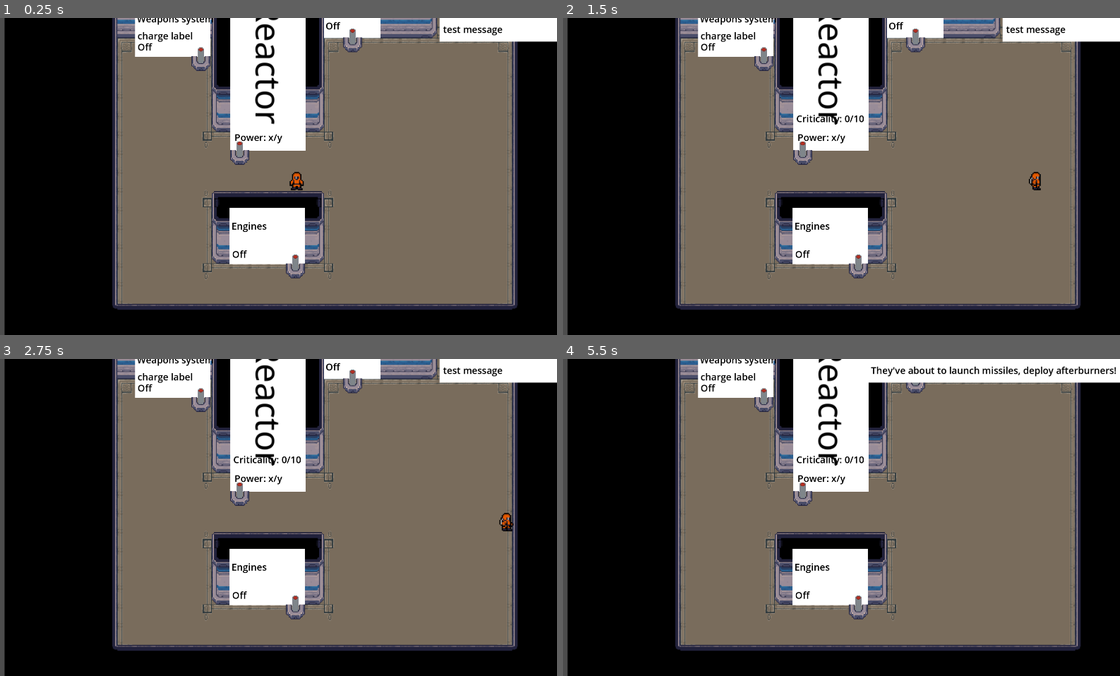
Above: before the commit, frames 1-4 (two rows, left to right).
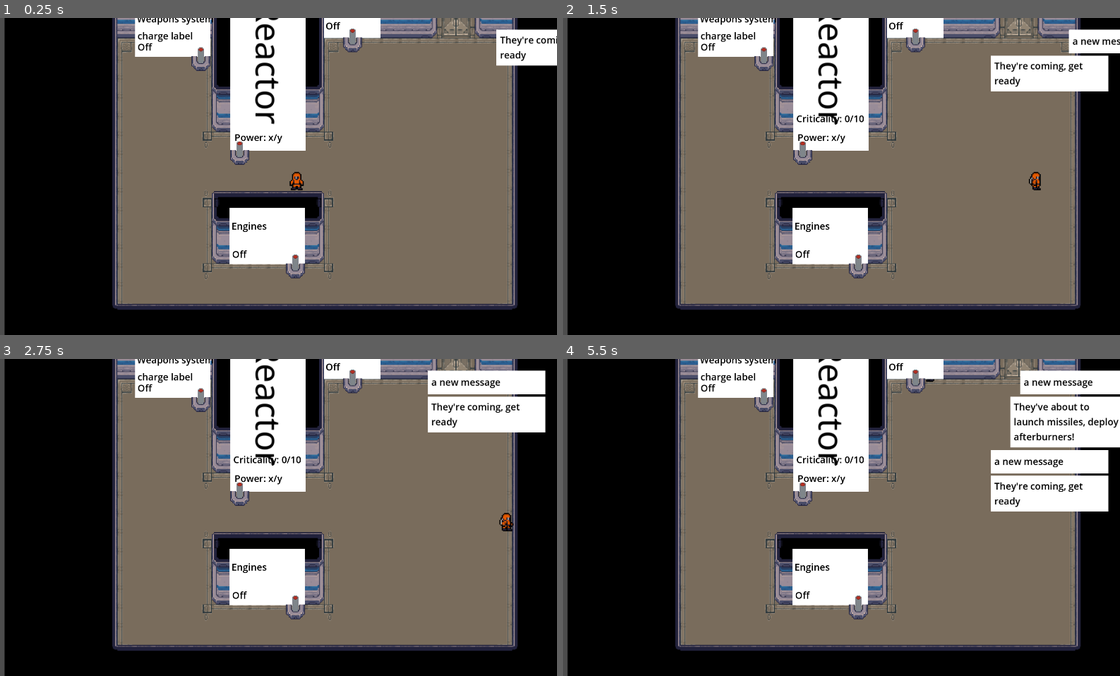
Above: after the commit, the same moments.

Repository: RichTeaMan/not-on-my-watch
Game: Godot game, scene res://scenes/engineering-room.tscn
The game is run twice, just before and just after one commit, with the same random seed, the same clock (stepped at 60 frames per second) and the same inputs.
Inputs:
- Up to frame 1 (0.25 s): no input
- Up to frame 2 (1.5 s): hold D (right) 0.53-1.28 s; tap E (action) at 0.6, 1.35 s; hold Page Down (ui_page_down) from 1.28 s (still down)
- Up to frame 3 (2.75 s): release Page Down (ui_page_down) at 2.03 s; hold D (right) from 2.03 s (still down); tap E (action) at 2.1 s
- Up to frame 4 (5.5 s): tap Enter at 2.75 s; release D (right) at 2.78 s; hold W (up) 2.78-3.53 s; tap E (action) every 0.75 s from 2.85 to 5.1 s; hold A (left) 3.53-5.03 s; tap Space at 5 s; hold Page Down (ui_page_down) from 5.03 s (still down)

The runs differ from the first frame. In frame 1, 2.1% of the frame differs, in the area x 78-100%, y 0-16%; in frame 2, 4.0%; in frame 3, 4.3%; in frame 4, 10%, in the area x 54-100%, y 0-49%.

Commit message:
Added basic animation to message pump.

Diff:
--- a/scenes/engineering_room.gd
+++ b/scenes/engineering_room.gd
@@ -24,17 +24,23 @@
     for i in range(0, enemy_ship_count):
         enemy_ships.append(EnemyShip.new())
 
+    UI.add_comm_message("They're coming, get ready")
+
 func _process(delta: float) -> void:
     for enemy_ship in enemy_ships:
         enemy_ship.process(delta)
 
     if Input.is_action_just_pressed("ui_page_up"):
         camera.shake(1.0)
+    if Input.is_action_just_pressed("ui_page_down"):
+        UI.add_comm_message("a new message")
 
 func ship_damage():
     ship_health -= 1
     camera.shake(0.5)
     spawn_fire(20)
+    if ship_health == 1:
+        UI.add_comm_message("One more hit and we're done for!")
     if ship_health <= 0:
         Global.game_over("The ship was destroyed be enemy attacks")
 
--- a/singletons/ui.gd
+++ b/singletons/ui.gd
@@ -3,22 +3,31 @@
 @onready var commMessages: VBoxContainer = %"comms-messages"
 
 @onready var commMessageScene = preload("res://ui/comms-message/comms-message.tscn")
-# Called when the node enters the scene tree for the first time.
+
+var off_screen_x = 200
+var off_screen_tween_interval = 0.6
+var comm_message_expire_time_seconds = 5.0
+
 func _ready() -> void:
     %game_over.visible = false
     Global.on_game_over.connect(_on_game_over)
-
 
 func _process(delta: float) -> void:
     pass
 
 func add_comm_message(message: String) -> void:
     var commsMessage = commMessageScene.instantiate()
-
     commMessages.add_child(commsMessage)
     commsMessage.message = message
     commMessages.move_child(commsMessage, 0)
 
+    var tween = get_tree().create_tween()
+    tween.tween_property(commsMessage, "position:x", off_screen_x, 0.0)
+    tween.tween_property(commsMessage, "position:x", 0, off_screen_tween_interval)
+    tween.tween_interval(comm_message_expire_time_seconds)
+    tween.tween_property(commsMessage, "position:x", off_screen_x, off_screen_tween_interval)
+    tween.tween_callback(commsMessage.queue_free)
+
 func _on_game_over(reason: String) -> void:
     %game_over.visible = true
     %game_over_reason.text = reason
--- a/singletons/ui.tscn
+++ b/singletons/ui.tscn
@@ -1,7 +1,6 @@
-[gd_scene load_steps=3 format=3 uid="uid://ctnamq83mn07m"]
+[gd_scene load_steps=2 format=3 uid="uid://ctnamq83mn07m"]
 
 [ext_resource type="Script" path="res://singletons/ui.gd" id="1_fktxw"]
-[ext_resource type="PackedScene" uid="uid://dnfmcf2uvhvcs" path="res://ui/comms-message/comms-message.tscn" id="1_wus78"]
 
 [node name="CanvasLayer" type="CanvasLayer"]
 script = ExtResource("1_fktxw")
@@ -23,15 +22,14 @@
 offset_left = -200.0
 offset_bottom = 40.0
 grow_horizontal = 0
+theme_override_constants/margin_top = 20
+theme_override_constants/margin_right = 20
 
 [node name="comms-messages" type="VBoxContainer" parent="Ui/right"]
 unique_name_in_owner = true
 layout_mode = 2
 size_flags_horizontal = 8
 size_flags_vertical = 0
-
-[node name="Comms-message" parent="Ui/right/comms-messages" instance=ExtResource("1_wus78")]
-layout_mode = 2
 
 [node name="center" type="CenterContainer" parent="Ui"]
 layout_mode = 1
--- a/ui/comms-message/comms-message.tscn
+++ b/ui/comms-message/comms-message.tscn
@@ -29,5 +29,7 @@
 [node name="message-label" type="Label" parent="MarginContainer"]
 unique_name_in_owner = true
 modulate = Color(0, 0, 0, 1)
+custom_minimum_size = Vector2(150, 0)
 layout_mode = 2
 text = "test message"
+autowrap_mode = 3
--- a/ui/comms-message/comms_message.gd
+++ b/ui/comms-message/comms_message.gd
@@ -1,17 +1,8 @@
 class_name CommsMessage extends MarginContainer
 
 @export var message: String = "Test message": set = _set_message, get = _get_message
-@export var expiry_time_seconds: int = 5
 
 @onready var label: Label = %"message-label"
-
-var total_delta: float = 0.0
-
-# Called every frame. 'delta' is the elapsed time since the previous frame.
-func _process(delta: float) -> void:
-    total_delta += delta
-    if total_delta > expiry_time_seconds:
-        queue_free()
 
 func _set_message(_message: String):
     label.text = _message
